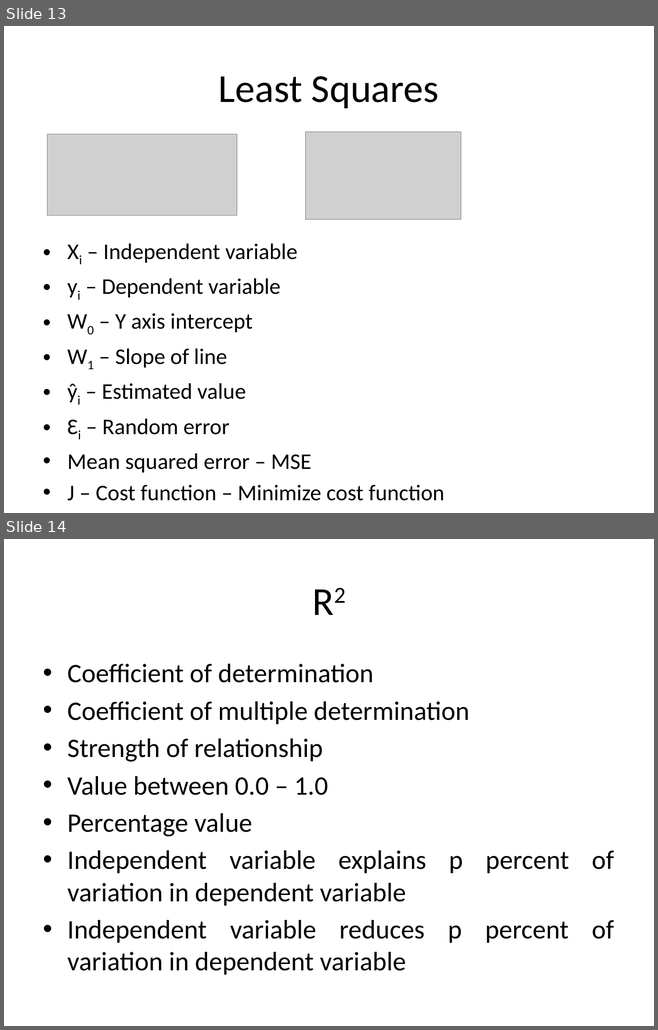
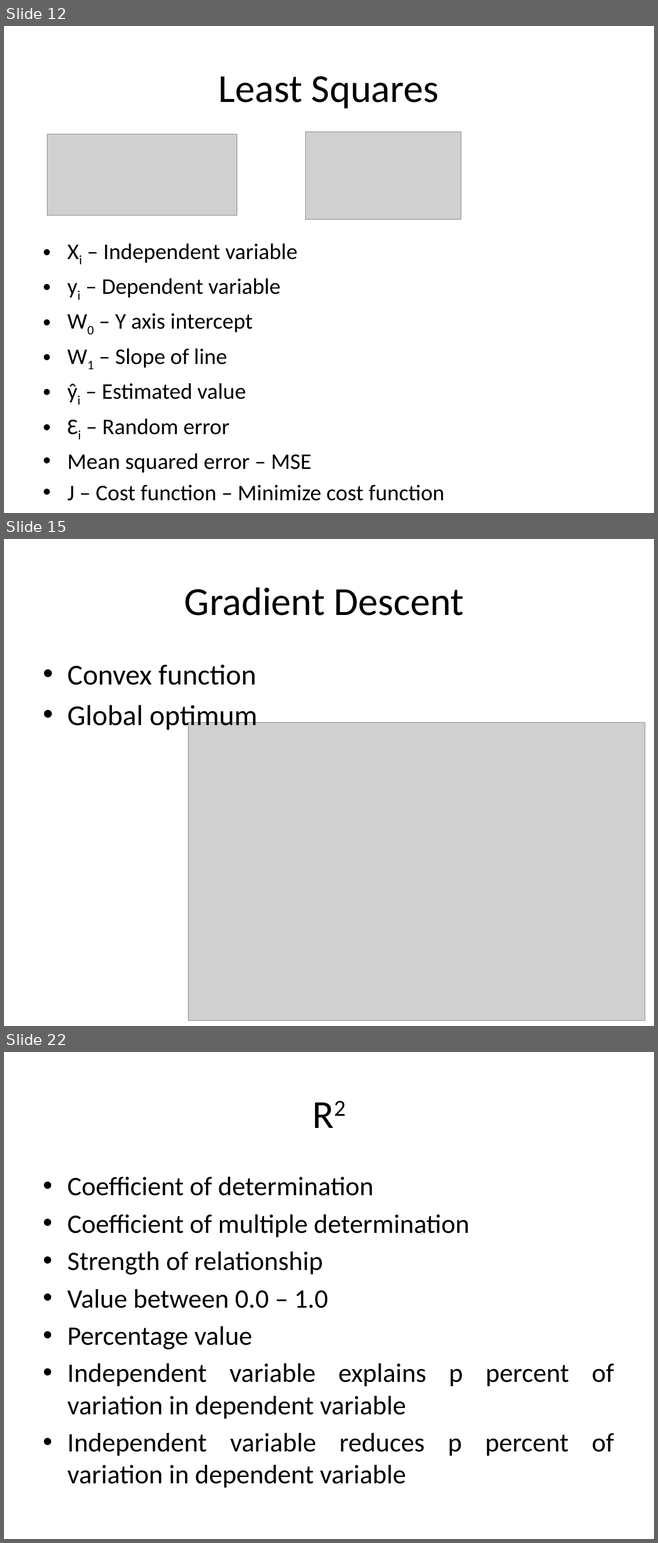
Before and after one commit to look4pritam/ArtificialIntelligence, a slide deck: MachineLearning/LinearRegression/LinearRegression.pptx. Shown one above the other, each under a label of ours: slides 13 and 14 before the commit, slides 12, 15 and 22 after it; the slides between them are not shown. The pictures are 658x1030 and 658x1543 pixels, drawn with LibreOffice and Linux fonts; fonts in the diff are those of the drawing; grey boxes stand for pictures. Boxes give left, top, right and bottom in pixels: in the first picture for what was removed or moved away, otherwise in the second. Text is boxed around its words. In the diff, an @@ line names an element or a change of style, - is before the commit and + after.

```diff
--- a/MachineLearning/LinearRegression/LinearRegression.pptx
+++ b/MachineLearning/LinearRegression/LinearRegression.pptx
@@ slide 15 added at bbox=[4, 539, 654, 1026], background #FFFFFF @@
@@ title added at bbox=[184, 587, 464, 616], 44 pt, text #000000 @@
+Gradient Descent
@@ text added at bbox=[67, 664, 257, 732], 32 pt, text #000000 @@
+• Convex function
+• Global optimum
@@ picture added at bbox=[188, 722, 644, 1020] @@
@@ what was slide 13 is now slide 12 @@
@@ what was slide 14 is now slide 22 @@
```
Also in this commit, not shown: 1 slide changed, 8 other slides added, 2 slides removed.
